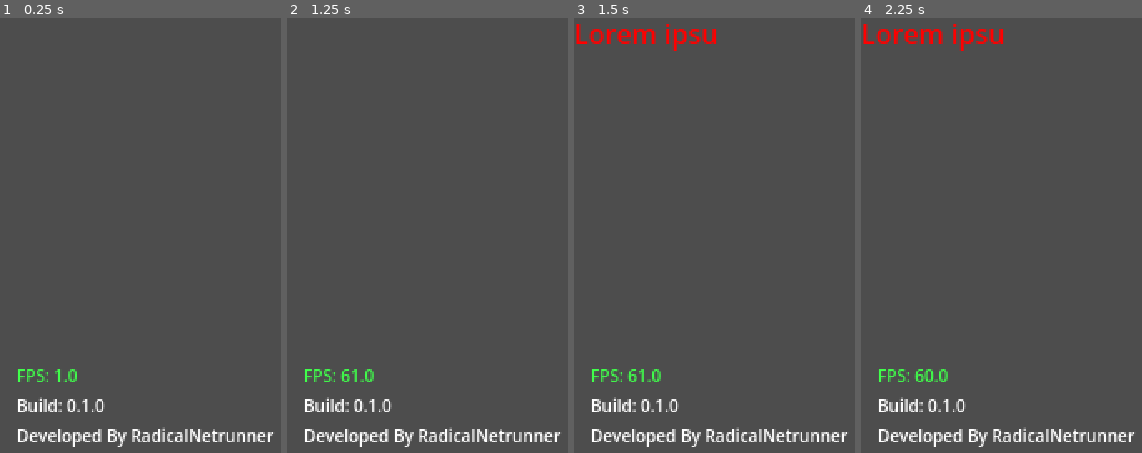
Above: before the commit, frames 1-4 (left to right).
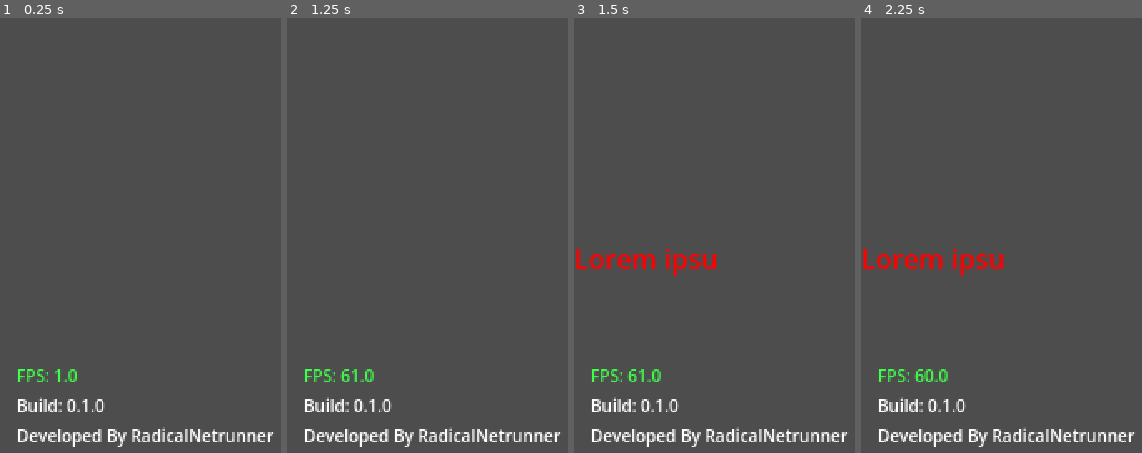
Above: after the commit, the same moments.

Repository: mcneiljv/game-off-2026
Game: Godot game, scene res://src/core/main_game/main.tscn
Two runs of this game, one before a commit and one after it. Both use one fixed random seed, a clock stepped at 60 frames per second and the inputs below.
Inputs:
- Up to frame 1 (0.25 s): no input
- Up to frame 2 (1.25 s): tap Enter at 0.5 s
- Up to frame 3 (1.5 s): tap Space at 1.25 s; hold Shift (left_shift) from 1.28 s (still down)
- Up to frame 4 (2.25 s): tap Enter at 2 s; release Shift (left_shift) at 2.03 s

Frames 1-2 are identical in both runs. In frame 3, 2.1% of the frame differs, in the area x 0-51%, y 1-60%; in frame 4, 2.1%.

Commit message:
Reposition Monitor node on scene; Add Dialog node; Node select handlimg based on dialog type in json file.

Diff:
--- a/src/core/main_game/main.tscn
+++ b/src/core/main_game/main.tscn
@@ -9,12 +9,23 @@
 script = ExtResource("1_h7gx0")
 
 [node name="Monitor" type="RichTextLabel" parent="." unique_id=1103578258]
-anchors_preset = 15
+offset_right = 140.0
+offset_bottom = 50.0
+theme_override_font_sizes/normal_font_size = 10
+bbcode_enabled = true
+visible_characters = 0
+script = ExtResource("2_h7gx0")
+
+[node name="Dialog" type="RichTextLabel" parent="." unique_id=1863526824]
+anchors_preset = 14
+anchor_top = 0.5
 anchor_right = 1.0
-anchor_bottom = 1.0
+anchor_bottom = 0.5
+offset_bottom = 50.0
 grow_horizontal = 2
 grow_vertical = 2
 bbcode_enabled = true
+text = "[color=red]Lorem ipsum[/color] dolor sit amet, consectetuer adipiscing elit."
 visible_characters = 0
 visible_ratio = 0.0
 script = ExtResource("2_h7gx0")
--- a/src/core/main_game/main_game.gd
+++ b/src/core/main_game/main_game.gd
@@ -14,6 +14,10 @@
 var last_key_pressed: Keys = Keys.NONE
 var selected_dialog_block: int = 0
 
+# TODO: Dialog will autopopulate and won't have to be revealed chunk by chunk
+# Add script/class_name for dialog node and reference it here
+# Pressing either shift will progress the player to the next dialog section
+@onready var dialog_node: Monitor = get_node("Dialog")
 @onready var monitor_node: Monitor = get_node("Monitor")
 
 
@@ -23,10 +27,14 @@
 		push_error("Error parsing dialog JSON.")
 		return
 	_set_game_state()
-	valid_key_press.connect(monitor_node.advance_reveal)
-	invalid_key_press.connect(monitor_node.show_invalid_key_press)
+	# Monitor Node
 	monitor_node.text_fully_built.connect(_text_finished)
-	monitor_node.change_text_block(parsed_dialog[selected_dialog_block].text)
+
+	# Dialog Node
+	dialog_node.text_fully_built.connect(_text_finished)
+
+	# Shared change text block functionality for both nodes
+	_current_selected_node().change_text_block(parsed_dialog[selected_dialog_block].text)
 
 
 # Called every frame. 'delta' is the elapsed time since the previous frame.
@@ -46,26 +54,28 @@
 		return
 	# NOTE: Valid alternation check. Nothing should go above this unless necessary.
 	if last_key_pressed == key:
+		_current_selected_node().show_invalid_key_press()
 		invalid_key_press.emit()
 		return
-	if monitor_node.is_text_populated:
+	if _current_selected_node().is_text_populated:
 		if selected_dialog_block == last_block_index:
 			return
 		_change_text_block()
-	match current_game_state:
-		GameState.TYPING:
-			print("We are in typing game state!")
-		GameState.DIALOG:
-			print("We are in dialog game state!")
-		GameState.ENDING:
-			print("We are in ending game state!")
 	last_key_pressed = key
+	_current_selected_node().advance_reveal(key)
 	valid_key_press.emit(key)
 
 
-func _text_finished() -> void:
-	if selected_dialog_block == last_block_index:
-		current_game_state = GameState.ENDING
+func _current_selected_node() -> Node:
+	match current_game_state:
+		GameState.TYPING:
+			return monitor_node
+		GameState.DIALOG:
+			return dialog_node
+		# TODO: Add ending node
+		GameState.ENDING:
+			return monitor_node
+	return dialog_node
 
 
 func _set_game_state() -> void:
@@ -79,4 +89,9 @@
 	if selected_dialog_block < last_block_index:
 		selected_dialog_block += 1
 		_set_game_state()
-		monitor_node.change_text_block(parsed_dialog[selected_dialog_block].text)
+		_current_selected_node().change_text_block(parsed_dialog[selected_dialog_block].text)
+
+
+func _text_finished() -> void:
+	if selected_dialog_block == last_block_index:
+		current_game_state = GameState.ENDING
--- a/src/core/main_game/monitor.gd
+++ b/src/core/main_game/monitor.gd
@@ -31,4 +31,4 @@
 
 
 func show_invalid_key_press() -> void:
-	pass
+	print("Invalid key pressed!")
